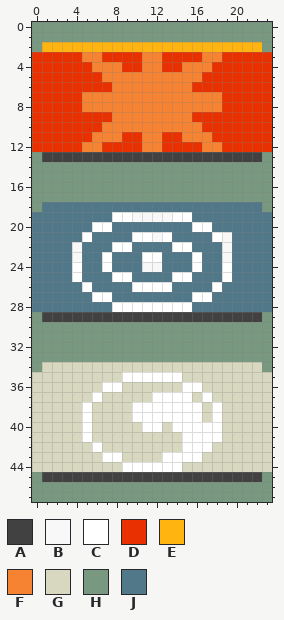
A pixel-art sprite gets an edit: graphics/interface/split_icons_battle.png. This is how it looked before the edit.
The file is 24x48 pixels.
Palette (. is transparent): A #414141  B #f8f8f8  C #ffffff  D #e83000  E #ffb410  F #f68331  G #d8d8c0  H #789880  J #507888
The result:
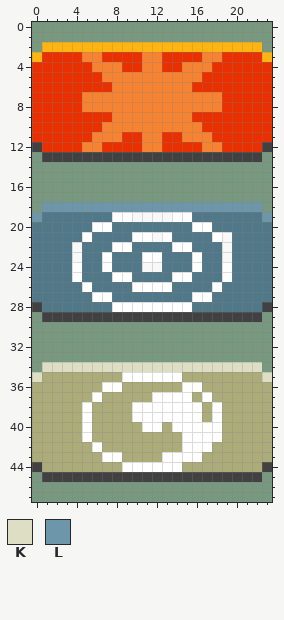
Colours new in this view: K #dedec5  L #6e96aa
From old to new:
colour G: #d8d8c0 -> #acac7b
Changed rows in their new state; - is a pixel that keeps its letter.
first column x 0:
 3 E----------------------E
first column x 0:
12 A----------------------A
first column x 0:
18 -LLLLLLLLLLLLLLLLLLLLLL-
19 L----------------------L
first column x 0:
28 A----------------------A
first column x 0:
34 -KKKKKKKKKKKKKKKKKKKKKK-
35 K----------------------K
first column x 0:
44 A----------------------A
Pixel boxes of the changes (left, top, right, bottom) in both pictures:
changed: (32, 52, 42, 62)
changed: (262, 52, 272, 62)
changed: (32, 142, 42, 152)
changed: (262, 142, 272, 152)
changed: (32, 202, 272, 222)
changed: (32, 302, 42, 312)
changed: (262, 302, 272, 312)
changed: (32, 362, 272, 472)
